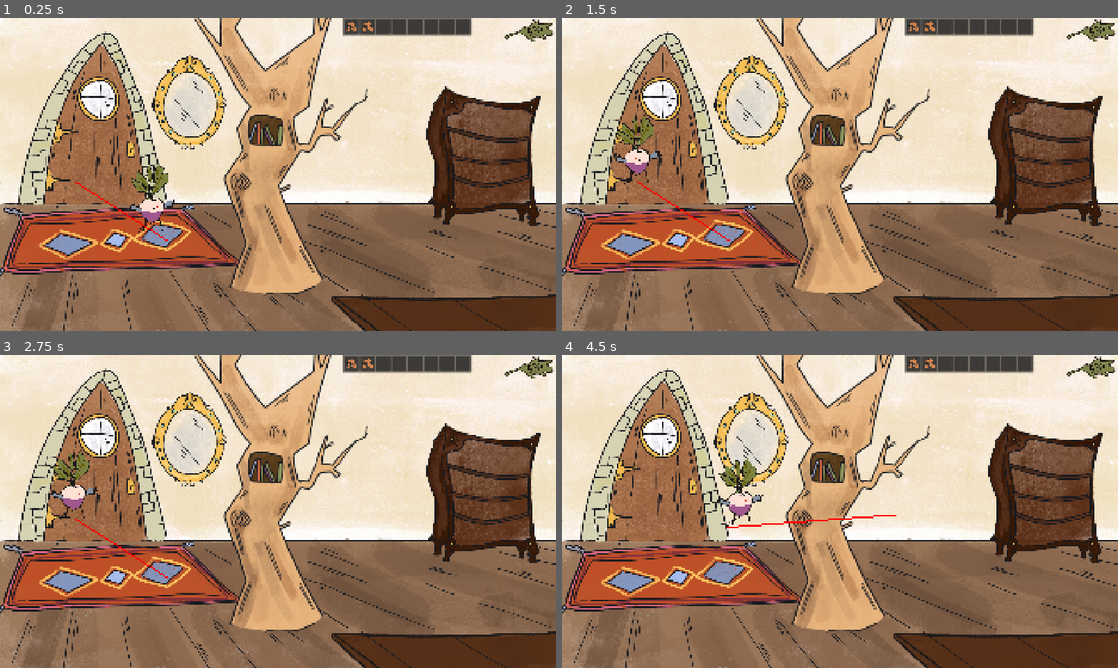
Above: before the commit, frames 1-4 (two rows, left to right).
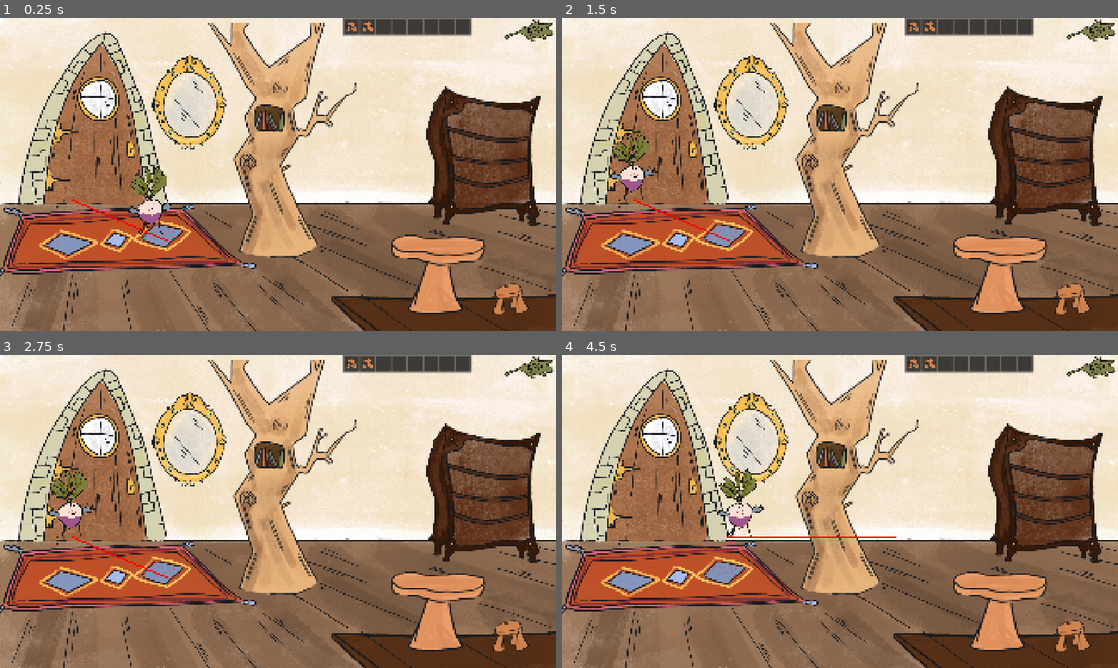
Above: after the commit, the same moments.

Repository: s0lst1ce/microjam60
Game: Godot game, scene res://main.tscn
Two runs of this game, one before a commit and one after it. Both use one fixed random seed, a clock stepped at 60 frames per second and the inputs below.
Inputs (mouse positions are in pixels of both pictures, inside the frame that each line leads up to):
- Up to frame 1 (0.25 s): no input
- Up to frame 2 (1.5 s): click (1090, 30) at 0.5 s; click (1090, 30) at 1.25 s
- Up to frame 3 (2.75 s): click (528, 367) at 2 s
- Up to frame 4 (4.5 s): tap Enter at 2.75 s; move the mouse to (962, 495) at 2.77 s; press the mouse at (962, 495) at 2.78 s; move the mouse to (728, 527) at 3.52 s; release the mouse at (728, 527) at 3.53 s; click (728, 527) at 3.6 s; move the mouse to (895, 442) at 4.27 s; press the mouse at (895, 442) at 4.28 s

The runs differ from the first frame. In frame 1, 11% of the frame differs, in the area x 12-96%, y 0-95%; in frame 2, 12%, in the area x 8-96%, y 0-95%; in frame 3, 12%; in frame 4, 12%.

Commit message:
feat: item pickup

Diff:
--- a/armoire.gd
+++ b/armoire.gd
@@ -1,8 +1,7 @@
 extends TextureRect
 
 @export var interacts_with: Array[String]
-@onready var inventory: Panel = $"../GUI/Inventory"
-@export var gives: Array[ItemData]
+@export var gives: Array[ItemData] = []
 
 func _ready() -> void:
 	if interacts_with == null:
@@ -14,7 +13,10 @@
 
 func _drop_data(at_position: Vector2, data: Variant) -> void:
 	if data.item.name in interacts_with:
-		#TODO wether or not this opeation the item
 		data.item = null
-		inventory.add_item(load("res://branch.tres"))
 		data.update_ui()
+		ItemExchange.add_item.emit(load("res://branch.tres"))
+
+func _unhandled_input(event: InputEvent) -> void:
+	if event.is_action_pressed("click") and get_rect().has_point(get_global_mouse_position()):
+		ItemExchange.can_give.emit(self)
--- a/inventory.gd
+++ b/inventory.gd
@@ -12,6 +12,8 @@
 	Input.set_custom_mouse_cursor(HAND_CLOSED, Input.CURSOR_CAN_DROP)
 	Input.set_custom_mouse_cursor(HAND_CLOSED, Input.CURSOR_DRAG)
 
+	ItemExchange.add_item.connect(_on_add_item)
+
 #func _process(delta: float) -> void:
 #	if Input.get_current_cursor_shape() == CURSOR_FORBIDDEN:
 #		DisplayServer.cursor_set_shape(DisplayServer.CURSOR_ARROW)
@@ -25,7 +27,7 @@
 			data_bk.icon.show()
 			data_bk = null
 
-func add_item(item: ItemData):
+func _on_add_item(item: ItemData):
 	for slot in grid_container.get_children():
 		if slot.item == null:
 			slot.item = item
--- /dev/null
+++ b/item_exchange.gd
@@ -0,0 +1,4 @@
+extends Node
+
+signal add_item(item: ItemData)
+signal can_give(furniture)
--- a/main.tscn
+++ b/main.tscn
@@ -5,29 +5,31 @@
 [ext_resource type="Texture2D" uid="uid://bue77map4m8ij" path="res://assets/furniture/armoire.png" id="3_1bvp3"]
 [ext_resource type="Script" uid="uid://btwi0kibysswv" path="res://armoire.gd" id="4_efxa6"]
 [ext_resource type="PackedScene" uid="uid://ddwd8jbhsxnli" path="res://player.tscn" id="5_dg77c"]
+[ext_resource type="Texture2D" uid="uid://twn8bjec7o0s" path="res://assets/furniture/tabouret.png" id="6_4c57u"]
 [ext_resource type="PackedScene" uid="uid://1dqe7cr127ry" path="res://gui.tscn" id="6_272bh"]
 [ext_resource type="Script" uid="uid://i5ms0ackvnbo" path="res://item_data.gd" id="6_kek77"]
 [ext_resource type="Resource" uid="uid://dblio4fyqcpvq" path="res://branch.tres" id="7_4c57u"]
+[ext_resource type="Texture2D" uid="uid://dn4bdxcy5awm3" path="res://assets/furniture/table.png" id="10_efxa6"]
 [ext_resource type="Texture2D" uid="uid://beqentmv27ok" path="res://assets/furniture/arbre.png" id="13_ycdy4"]
 
 [sub_resource type="NavigationPolygon" id="NavigationPolygon_lquwl"]
-vertices = PackedVector2Array(1845.3984, 767.3906, 1842.5938, 906.28906, 1169.4766, 913.1094, 1206.0078, 876.28125, 1824.7969, 766.97656, 27.921875, 566.5469, 1366.0234, 546.5078, 1354.3984, 641.1797, 940.9219, 646.34375, 1462.1328, 745.28125, 1132, 717.14844, 681.8594, 918.0469, 27.070313, 924.6875, 717.6406, 714.6875)
-polygons = Array[PackedInt32Array]([PackedInt32Array(0, 1, 2, 3, 4), PackedInt32Array(5, 6, 7, 8), PackedInt32Array(9, 4, 3), PackedInt32Array(7, 9, 3, 10), PackedInt32Array(11, 12, 5, 13), PackedInt32Array(7, 10, 8), PackedInt32Array(5, 8, 13)])
-outlines = Array[PackedVector2Array]([PackedVector2Array(-2, 537, 1400, 516, 1386, 630, 1475, 716, 1826, 737, 1876, 738, 1872, 936, -3, 955)])
+vertices = PackedVector2Array(1173.8672, 770.1797, 1824.7969, 766.97656, 1845.3984, 767.3906, 1842.5938, 906.28906, 1153.1406, 861.28906, 1462.1328, 745.28125, 1354.6094, 641.3906, 1112.7891, 664.71875, 25.15625, 612.28906, 1357.6172, 613.2422, 947.4531, 638.7031, 1085.6016, 895.71094, 779.89844, 671.27344, 732.3906, 753.1094, 700.65625, 820.8125, 26.828125, 924.6875, 764.5625, 881.59375, 864.3906, 901.9922)
+polygons = Array[PackedInt32Array]([PackedInt32Array(0, 1, 2, 3, 4), PackedInt32Array(5, 1, 0), PackedInt32Array(6, 5, 0, 7), PackedInt32Array(8, 9, 6, 10), PackedInt32Array(11, 4, 3), PackedInt32Array(6, 7, 10), PackedInt32Array(8, 10, 12), PackedInt32Array(8, 12, 13), PackedInt32Array(8, 13, 14, 15), PackedInt32Array(15, 14, 16), PackedInt32Array(15, 16, 17), PackedInt32Array(3, 15, 17), PackedInt32Array(3, 17, 11)])
+outlines = Array[PackedVector2Array]([PackedVector2Array(-5, 582.2651, 1391, 583.2638, 1386, 630, 1475, 716, 1826, 737, 1876, 738, 1872, 936, -3, 955)])
 agent_radius = 30.0
 
 [node name="Main" type="Node2D" unique_id=393918813]
 y_sort_enabled = true
 
 [node name="NavigationRegion2D" type="NavigationRegion2D" parent="." unique_id=993663128]
-position = Vector2(2, 1)
+position = Vector2(3, 16)
 scale = Vector2(1, 1.0012622)
 navigation_polygon = SubResource("NavigationPolygon_lquwl")
 
 [node name="Polygon2D" type="Polygon2D" parent="NavigationRegion2D" unique_id=2131262010]
 visible = false
-position = Vector2(61, 3.9949577)
-polygon = PackedVector2Array(683, 734, 648, 933, 785, 980, 992, 984, 1109, 866, 1049, 737, 879, 674)
+position = Vector2(63, -50.935707)
+polygon = PackedVector2Array(736, 749.05457, 696, 817.9676, 674, 864.9083, 716, 904.8579, 804, 922.8352, 1015, 916.8428, 1064, 891.87427, 1079, 825.9575, 1031, 743.06213, 885, 720.0911)
 
 [node name="Background" type="Sprite2D" parent="." unique_id=266014042]
 z_index = -4
@@ -43,8 +45,8 @@
 
 [node name="Arbre" type="Sprite2D" parent="." unique_id=1008022547]
 y_sort_enabled = true
-position = Vector2(957.00006, 953.00006)
-scale = Vector2(2.1286173, 2.1286173)
+position = Vector2(964, 826)
+scale = Vector2(1.8087593, 1.8087593)
 texture = ExtResource("13_ycdy4")
 offset = Vector2(0, -200)
 
@@ -70,3 +72,13 @@
 position = Vector2(581, 770)
 
 [node name="GUI" parent="." unique_id=1497885613 instance=ExtResource("6_272bh")]
+
+[node name="Table" type="Sprite2D" parent="." unique_id=510489395]
+position = Vector2(1515, 882)
+scale = Vector2(1.8217716, 1.8217716)
+texture = ExtResource("10_efxa6")
+
+[node name="Tabouret" type="Sprite2D" parent="." unique_id=212478400]
+position = Vector2(1761.9999, 967.00006)
+scale = Vector2(1.4782709, 1.3436931)
+texture = ExtResource("6_4c57u")
--- a/character_body_2d.gd
+++ b/player.gd
@@ -2,6 +2,8 @@
 
 var movement_speed: float = 250.0
 var movement_target_position: Vector2 = Vector2(250.0,25.0)
+var furniture_target_position: Vector2
+var target_furniture
 
 @onready var navigation_agent: NavigationAgent2D = $NavigationAgent2D
 
@@ -13,6 +15,8 @@
 
 	# Make sure to not await during _ready.
 	actor_setup.call_deferred()
+
+	ItemExchange.can_give.connect(_on_can_give)
 
 func actor_setup():
 	# Wait for the first physics frame so the NavigationServer can sync.
@@ -26,7 +30,9 @@
 
 func _unhandled_input(event: InputEvent) -> void:
 	if event.is_action_pressed("click"):
-		navigation_agent.target_position = get_global_mouse_position()
+		var mouse = get_global_mouse_position()
+		navigation_agent.target_position = mouse
+		movement_target_position = mouse
 
 func _physics_process(delta):
 	if navigation_agent.is_navigation_finished():
@@ -37,3 +43,21 @@
 
 	velocity = current_agent_position.direction_to(next_path_position) * movement_speed
 	move_and_slide()
+
+
+func _on_can_give(furniture):
+	print("going for ", furniture)
+	target_furniture = furniture
+	print(get_global_mouse_position(), movement_target_position)
+	furniture_target_position = get_global_mouse_position()
+
+func _on_navigation_agent_2d_navigation_finished() -> void:
+	print("finished nav")
+	if furniture_target_position != movement_target_position:
+		print("actually didn't go for ", target_furniture)
+		target_furniture = null
+		return
+
+	if target_furniture != null and len(target_furniture.gives) > 0:
+		print("taking item")
+		ItemExchange.add_item.emit(target_furniture.gives.pop_front())
--- a/player.tscn
+++ b/player.tscn
@@ -1,6 +1,6 @@
 [gd_scene format=3 uid="uid://ddwd8jbhsxnli"]
 
-[ext_resource type="Script" uid="uid://cfwceqmjtm6qy" path="res://character_body_2d.gd" id="1_onrkg"]
+[ext_resource type="Script" uid="uid://cfwceqmjtm6qy" path="res://player.gd" id="1_onrkg"]
 [ext_resource type="Texture2D" uid="uid://dlqaylfmvromr" path="res://assets/radish.png" id="2_i3pqv"]
 
 [sub_resource type="CapsuleShape2D" id="CapsuleShape2D_ct8o0"]
@@ -9,7 +9,6 @@
 
 [node name="Player" type="CharacterBody2D" unique_id=665237645]
 y_sort_enabled = true
-position = Vector2(0, -1)
 script = ExtResource("1_onrkg")
 
 [node name="CollisionShape2D" type="CollisionShape2D" parent="." unique_id=2007459054]
@@ -24,3 +23,5 @@
 
 [node name="NavigationAgent2D" type="NavigationAgent2D" parent="." unique_id=1382074011]
 debug_enabled = true
+
+[connection signal="navigation_finished" from="NavigationAgent2D" to="." method="_on_navigation_agent_2d_navigation_finished"]
--- a/project.godot
+++ b/project.godot
@@ -14,6 +14,10 @@
 run/main_scene="uid://bjhjoqfra1cc"
 config/features=PackedStringArray("4.7", "GL Compatibility")
 config/icon="res://icon.svg"
+
+[autoload]
+
+ItemExchange="*uid://cdfmrali60s6m"
 
 [display]
 
Not shown, added: item_exchange.gd.uid
Renamed: character_body_2d.gd.uid -> player.gd.uid
